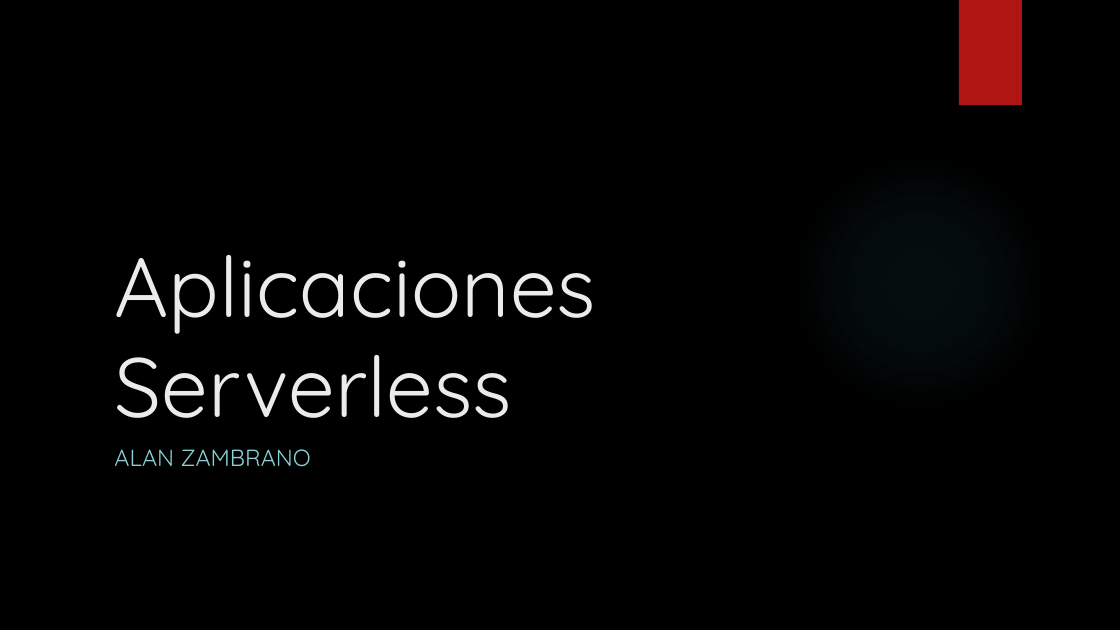
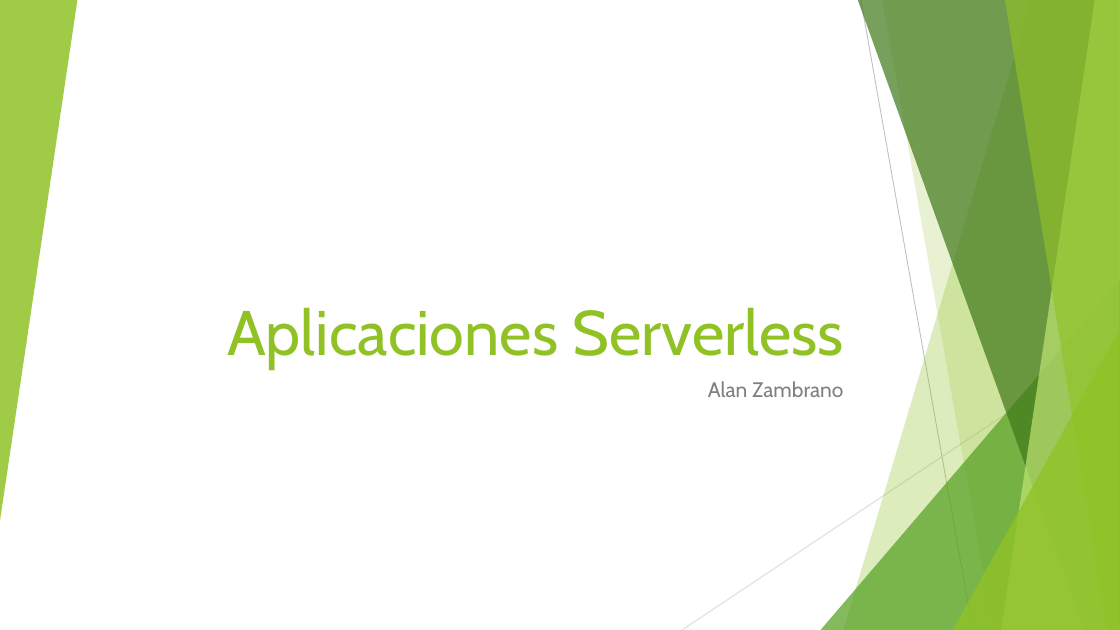
Before and after one commit to alanzam/AWS-Serverless, a slide deck: slide 1 of serverless.pptx. Drawn at 1120x630 pixels with LibreOffice and Linux fonts; fonts in the diff are those of the drawing; background and template pictures are left out. Boxes give left, top, right and bottom in pixels: in the first picture for what was removed or moved away, otherwise in the second. Text is boxed around its words. In the diff, an @@ line names an element or a change of style, - is before the commit and + after.

```diff
--- a/serverless.pptx
+++ b/serverless.pptx
@@ background picture (left out) to #FFFFFF @@
@@ group added at <box>0,0,1120,630</box>: 5 freeform shapes, 3 triangles, 2 lines @@
@@ rectangle removed at <box>959,0,1022,105</box> @@
@@ ellipse removed at <box>791,154,1049,413</box> @@
@@ title "Aplicaciones Serverless": place and size @@
-title "Aplicaciones Serverless" at <box>114,255,596,418</box>
+title "Aplicaciones Serverless" at <box>227,307,843,369</box>
@@ title "Aplicaciones Serverless" at <box>227,307,843,369</box>: size 72 to 54 pt, font Quicksand to Cabin, text colour #EBEBEB to #90C226; alignment left to right @@
@@ subtitle at <box>708,381,843,397</box>: text changed; size 20 to 18 pt; font Quicksand to Cabin; text colour #8AD0D6 to #808080 @@
-ALAN ZAMBRANO
+Alan Zambrano
```
Also in this commit, not shown: 15 other slides changed, 4 slides added, 1 slide removed.
